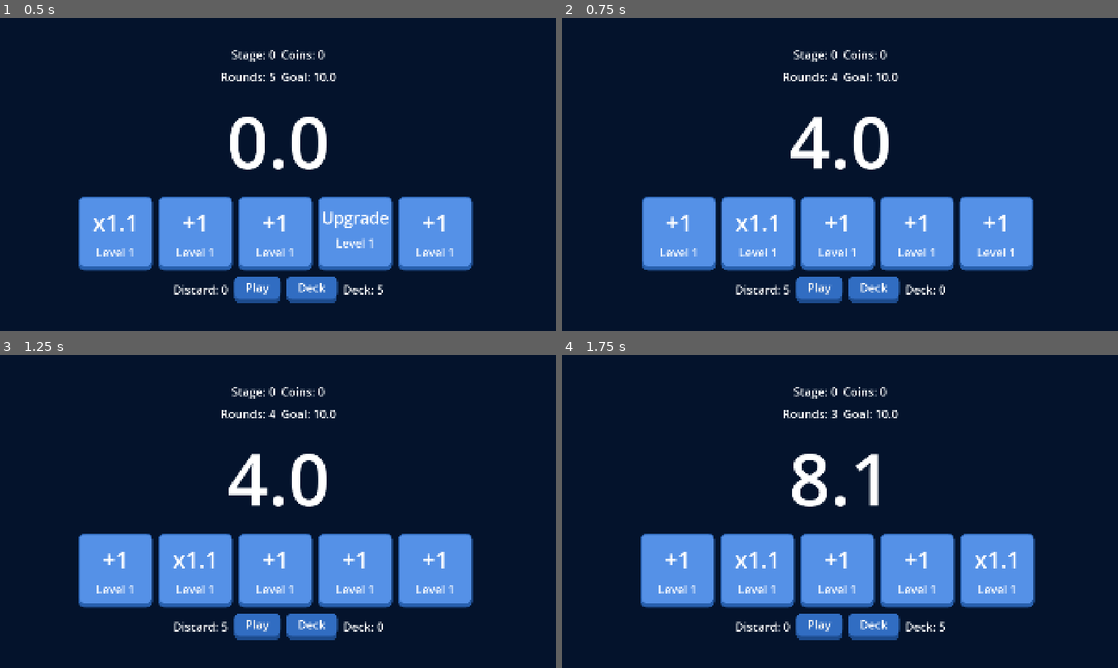
Above: before the commit, frames 1-4 (two rows, left to right).
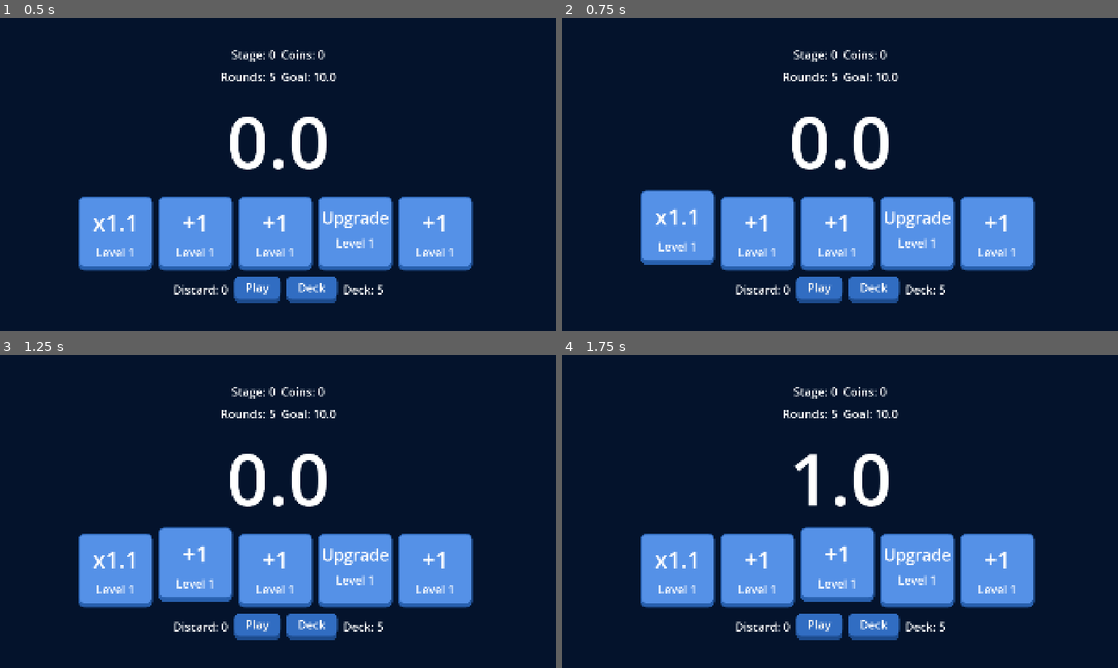
Above: after the commit, the same moments.

Repository: billyhawkes/card-game
Game: Godot game, scene res://scenes/game/game.tscn
The game is run twice, just before and just after one commit, with the same random seed, the same clock (stepped at 60 frames per second) and the same inputs.
Inputs:
- Up to frame 1 (0.5 s): no input
- Up to frame 2 (0.75 s): click "Play" at 0.5 s
- Up to frame 3 (1.25 s): no input
- Up to frame 4 (1.75 s): click "Play" at 1.25 s

Frame 1 is identical in both runs. In frame 2, 3.8% of the frame differs, in the area x 14-86%, y 17-89%; in frame 3, 2.6%; in frame 4, 3.6%.

Commit message:
feat: animate cards (closes #13)

Diff:
--- a/scenes/cards/hand_card.gd
+++ b/scenes/cards/hand_card.gd
@@ -7,6 +7,7 @@
 var at_rest: bool = false
 var card: Card
 const HAND_CARD = preload("res://scenes/cards/hand_card.tscn")
+var modify_resting_postion: Vector2
 
 func _ready() -> void:
 	hand_container = get_parent()
@@ -48,12 +49,15 @@
 func move_to_rest(delta: float) -> void:
 	if at_rest == true:
 		return
-	var resting_position = hand_container.get_resting_position(self)
+	var resting_position = hand_container.get_resting_position(self) + modify_resting_postion
 	global_position = lerp(global_position, resting_position, 22 * delta)
 	if resting_position == global_position:
 		at_rest = true
 
-func card_action(score: float) -> float:
+func play_card(score: float) -> float:
+	modify_resting_postion.y -= 20
+	await get_tree().create_timer(0.5).timeout
+	modify_resting_postion.y += 20
 	match card.type:
 		Card.CardType.Add:
 			return score + card.get_value()
--- a/scenes/game/game_state.gd
+++ b/scenes/game/game_state.gd
@@ -6,6 +6,7 @@
 var points: float
 var points_goal: float
 
+var is_playing_hand = false
 var deck: Array[int] = []
 var discard: Array[int] = []
 var hand: Array[int] = []
@@ -55,24 +56,21 @@
 	EventBus.deck_updated.emit(len(deck))
 	EventBus.discard_updated.emit(len(discard))
 
-func calculate_hand() -> float:
-	var hand_cards = hand_container.get_children()
-	var score: float = 0.0
-	for card in hand_cards:
-		score = card.card_action(score)
-	return score
+func _on_play_hand() -> void:
+	if is_playing_hand == false:
+		is_playing_hand = true
+		var hand_cards = hand_container.get_children()
+		for card in hand_cards:
+			var new_points = await card.play_card(points)
+			points = new_points
+			EventBus.points_updated.emit(points)
+		rounds -= 1
+		await get_tree().create_timer(1.0).timeout
+		EventBus.round_updated.emit(rounds)
+		if points >= points_goal:
+			EventBus.stage_complete.emit(rounds)
+		elif rounds == 0:
+			EventBus.stage_lost.emit()
 
-func _on_play_hand() -> void:
-	var score = calculate_hand()
-	rounds -= 1
-	points += score
-	if points >= points_goal:
-		EventBus.stage_complete.emit(rounds)
-	elif rounds == 0:
-		EventBus.stage_lost.emit()
-
-	EventBus.points_updated.emit(points)
-	EventBus.round_updated.emit(rounds)
-	EventBus.goal_updated.emit(points_goal)
-
-	refresh_hand()
+		refresh_hand()
+		is_playing_hand = false
--- a/scenes/shop/shop.gd
+++ b/scenes/shop/shop.gd
@@ -11,7 +11,7 @@
 		upgrade_container.add_child(new_card)
 	for x in 5:
 		var type = randi() % 3
-		var new_card = ShopCard.create_card(type, Game.stage + randi() % 3, -1, ShopCard.ShopType.Buy)
+		var new_card = ShopCard.create_card(type, (randi() % (Game.stage + 1) + 1), -1, ShopCard.ShopType.Buy)
 		buy_container.add_child(new_card)
 
 
